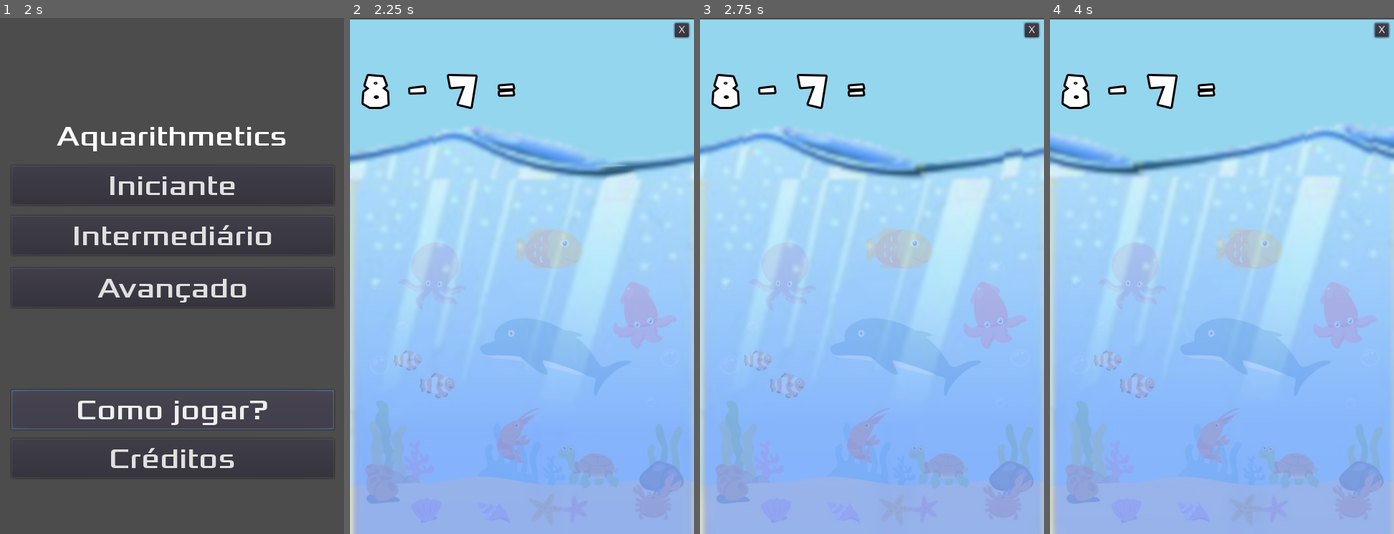
Above: before the commit, frames 1-4 (left to right).
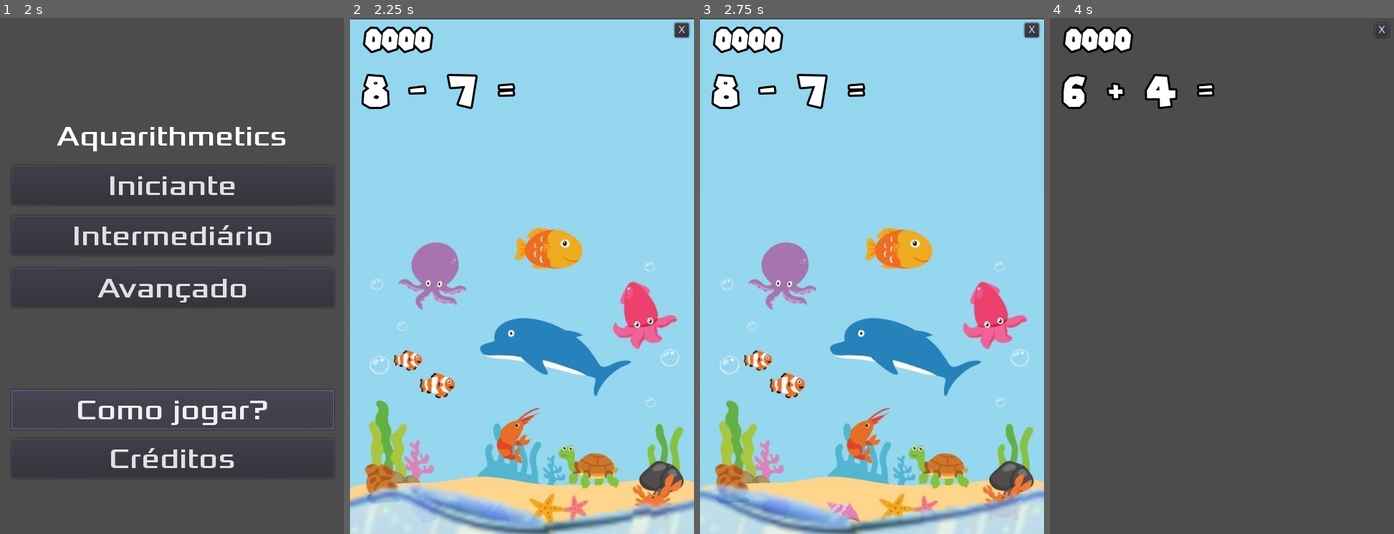
Above: after the commit, the same moments.

Repository: leandroruisjbv/aquarithmetics
Game: Godot game, scene res://cenas/Principal.tscn
The game is run twice, just before and just after one commit, with the same random seed, the same clock (stepped at 60 frames per second) and the same inputs.
Inputs (mouse positions are in pixels of both pictures, inside the frame that each line leads up to):
- Up to frame 1 (2 s): click "Como jogar?" at 0.5 s; click "Como jogar?" at 1.25 s
- Up to frame 2 (2.25 s): click "Iniciante" at 2 s
- Up to frame 3 (2.75 s): no input
- Up to frame 4 (4 s): click "X" at 2.75 s; click (1222, 234) at 3.5 s, where only the run after the commit has a clickable "Intermediário"

Frame 1 is identical in both runs. In frame 2, 48% of the frame differs, in the area x 0-100%, y 1-100%; in frame 3, 48%; in frame 4, 99%, in the area x 0-100%, y 0-100%.

Commit message:
Jogo funcional
HUD pronto, botão quit, pronto, Game over pronto. Mensagens de certo e errado prontas.

Diff:
--- a/cenas/HUD.tscn
+++ b/cenas/HUD.tscn
@@ -113,3 +113,4 @@
 [connection signal="pressed" from="Easy" to="." method="_on_Easy_pressed"]
 [connection signal="pressed" from="Medium" to="." method="_on_Medium_pressed"]
 [connection signal="pressed" from="Hard" to="." method="_on_Hard_pressed"]
+[connection signal="pressed" from="QuitGame" to="." method="_on_QuitGame_pressed"]
--- a/cenas/Jogador.tscn
+++ b/cenas/Jogador.tscn
@@ -1,10 +1,16 @@
-[gd_scene load_steps=4 format=2]
+[gd_scene load_steps=5 format=2]
 
 [ext_resource path="res://assets/SuperMario256.ttf" type="DynamicFontData" id=1]
 [ext_resource path="res://scripts/Jogador.gd" type="Script" id=2]
 
 [sub_resource type="DynamicFont" id=1]
 size = 58
+outline_size = 3
+outline_color = Color( 0, 0, 0, 1 )
+font_data = ExtResource( 1 )
+
+[sub_resource type="DynamicFont" id=2]
+size = 42
 outline_size = 3
 outline_color = Color( 0, 0, 0, 1 )
 font_data = ExtResource( 1 )
@@ -27,3 +33,14 @@
 __meta__ = {
 "_edit_use_anchors_": false
 }
+
+[node name="Placar" type="Label" parent="CanvasLayer"]
+margin_left = 21.2132
+margin_top = 14.1421
+margin_right = 61.2132
+margin_bottom = 30.1421
+custom_fonts/font = SubResource( 2 )
+text = "0000"
+__meta__ = {
+"_edit_use_anchors_": false
+}
--- a/cenas/Principal.tscn
+++ b/cenas/Principal.tscn
@@ -18,9 +18,12 @@
 [node name="StartTimer" type="Timer" parent="."]
 wait_time = 2.0
 one_shot = true
+[connection signal="quit_game" from="HUD" to="." method="_on_HUD_quit_game"]
 [connection signal="start_easy" from="HUD" to="." method="_on_HUD_start_easy"]
 [connection signal="start_hard" from="HUD" to="." method="_on_HUD_start_hard"]
 [connection signal="start_medium" from="HUD" to="." method="_on_HUD_start_medium"]
 [connection signal="resposta_certa" from="Jogador" to="Agua" method="_on_Jogador_resposta_certa"]
 [connection signal="resposta_errada" from="Jogador" to="Agua" method="_on_Jogador_resposta_errada"]
+[connection signal="certo" from="Agua" to="." method="_on_Agua_certo"]
+[connection signal="errado" from="Agua" to="." method="_on_Agua_errado"]
 [connection signal="game_over" from="Agua" to="." method="game_over"]
--- a/cenas/Água.tscn
+++ b/cenas/Água.tscn
@@ -63,7 +63,7 @@
 position = Vector2( 0, 240 )
 frames = SubResource( 2 )
 animation = "ondulações"
-frame = 8
+frame = 11
 playing = true
 
 [node name="CollisionShape2D" type="CollisionShape2D" parent="Ondas"]
--- a/scripts/Agua.gd
+++ b/scripts/Agua.gd
@@ -2,6 +2,8 @@
 extends Area2D
 
 signal game_over
+signal certo
+signal errado
 
 func _ready():
 	hide()
@@ -13,15 +15,16 @@
 
 func stop():
 	$Ondas.stop()
+	yield(get_tree().create_timer(1), "timeout")
 	hide()
 
 func _on_Jogador_resposta_certa():
 	$Ondas.processa_sinais("acertou")
-	pass # Replace with function body.
+	emit_signal("certo")
 
 func _on_Jogador_resposta_errada():
 	$Ondas.processa_sinais("errou")
-	pass # Replace with function body.
+	emit_signal("errado")
 
 func _on_Topo_body_entered(body):
 	print("colidiu")
--- a/scripts/HUD.gd
+++ b/scripts/HUD.gd
@@ -1,8 +1,10 @@
+# Script HUD
 extends CanvasLayer
 
 signal start_easy
 signal start_medium
 signal start_hard
+signal quit_game
 
 
 # Called when the node enters the scene tree for the first time.
@@ -10,9 +12,9 @@
 	$QuitGame.hide()
 	pass # Replace with function body.
 
-func show_message(text):
-	$Message.text = text
-	$Message.show()
+func show_message(text: String):
+	$Mensagens.text = text
+	$Mensagens.show()
 	$MessageTimer.start()
 
 
@@ -50,3 +52,6 @@
 func _on_Hard_pressed():
 	emit_signal("start_hard")
 	apagar_luzes()
+
+func _on_QuitGame_pressed():
+	emit_signal("quit_game")
--- a/scripts/Jogador.gd
+++ b/scripts/Jogador.gd
@@ -4,11 +4,11 @@
 signal resposta_certa
 signal resposta_errada
 
-var not_stoped = true
+var not_stoped = false
 var delay := 0.0
 var screen_size  # Size of the game window.
 var text # Texto do Mostrador (display).
-var placar
+var placar = 0
 var rng = RandomNumberGenerator.new()
 var diff = 1 # Dificuldade (de 1 à 3).
 var resposta = "" # É a resposta que o usuário envia, podendo estar errada.
@@ -21,9 +21,8 @@
 
 # _ready e _process(delta), nessa ordem, são funções "core" do jogo
 func _ready():
-	hide()
-	$CanvasLayer/Label.hide()
 	screen_size = get_viewport_rect().size
+	stop()
 
 func _process(delta):
 	if !not_stoped : return
@@ -68,6 +67,7 @@
 		delay -= delta
 
 	if Input.is_action_just_pressed('ui_accept'):
+		#if resposta : testa_resultado()
 		testa_resultado()
 
 
@@ -171,14 +171,16 @@
 	placar = 0
 	gera_questao()
 	$CanvasLayer/Label.show()
+	$CanvasLayer/Placar.text = "0000"
+	$CanvasLayer/Placar.show()
 	show()
 
 func stop() :
 	not_stoped = false
 	# placar = 0
+	# gera_questao()
 	$CanvasLayer/Label.hide()
-	# gera_questao()
-	not_stoped = false
+	$CanvasLayer/Placar.hide()
 	hide()
 
 func testa_resultado():
@@ -188,6 +190,8 @@
 
 	if resposta.to_int() == resultado :
 		emit_signal("resposta_certa")
+		placar += 10
+		$CanvasLayer/Placar.text = ("%04d" % [placar])
 	else :
 		emit_signal("resposta_errada")
 
--- a/scripts/Ondas.gd
+++ b/scripts/Ondas.gd
@@ -10,7 +10,10 @@
 var not_stoped = false
 
 func start():
+	velocity = Vector2()
+	velocity.y = 0.0
 	not_stoped = true
+	position.y = 700
 
 func stop():
 	not_stoped = false
--- a/scripts/Principal.gd
+++ b/scripts/Principal.gd
@@ -1,24 +1,38 @@
 # Script Principal
 extends Node2D
 
+var combo = 0
 
-# Declare member variables here. Examples:
-# var a = 2
-# var b = "text"
-
-
-# Called when the node enters the scene tree for the first time.
 func _ready():
 	pass # Replace with function body.
 
 func new_game(nivel: String):
+	combo = 0
 	$Jogador.start(nivel)
 	$Agua.start()
 
 func game_over():
 	$Jogador.stop()
 	$Agua.stop()
+	$HUD.show_message("Game Over")
+	$StartTimer.start()
+	yield($StartTimer, "timeout")
+	$HUD/Mensagens.text = "Aquarithmetics"
+	$HUD/Mensagens.show()
+	yield(get_tree().create_timer(1), "timeout")
+	$HUD.acender_luzes()
 	pass
+
+func quit_game():
+	$Jogador.stop()
+	$Agua.stop()
+	$HUD/Mensagens.text = "Aquarithmetics"
+	$HUD/Mensagens.show()
+	$HUD.acender_luzes()
+
+func certo_errado(txt: String):
+	pass
+
 
 
 func _on_HUD_start_easy():
@@ -29,3 +43,16 @@
 
 func _on_HUD_start_medium():
 	new_game("medium")
+
+func _on_HUD_quit_game():
+	quit_game()
+
+
+func _on_Agua_certo():
+	combo += combo
+	$HUD.show_message("Certa resposta")
+	yield(get_tree().create_timer(1), "timeout")
+	$HUD/Mensagens.hide()
+
+func _on_Agua_errado():
+	$HUD.show_message("Não seja burro, besta!")
